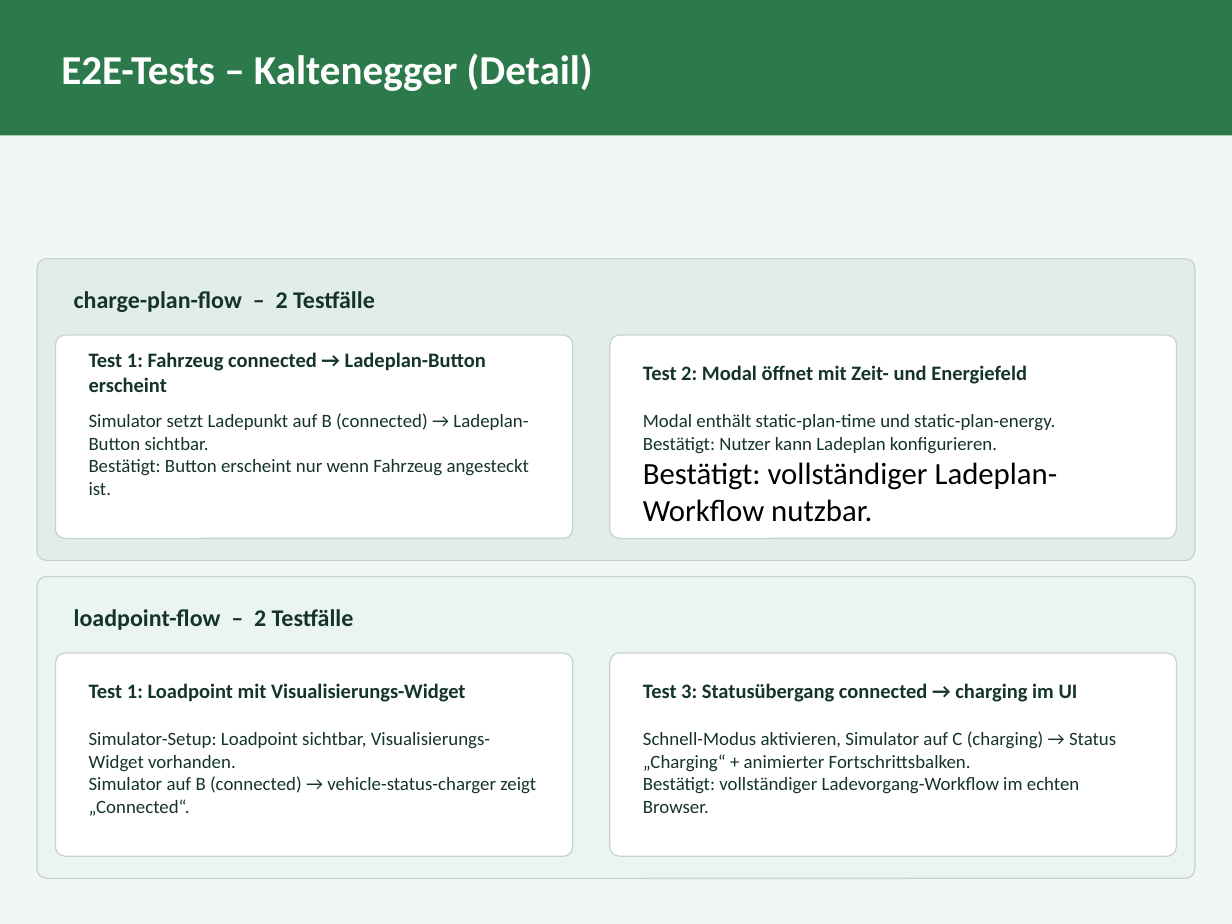
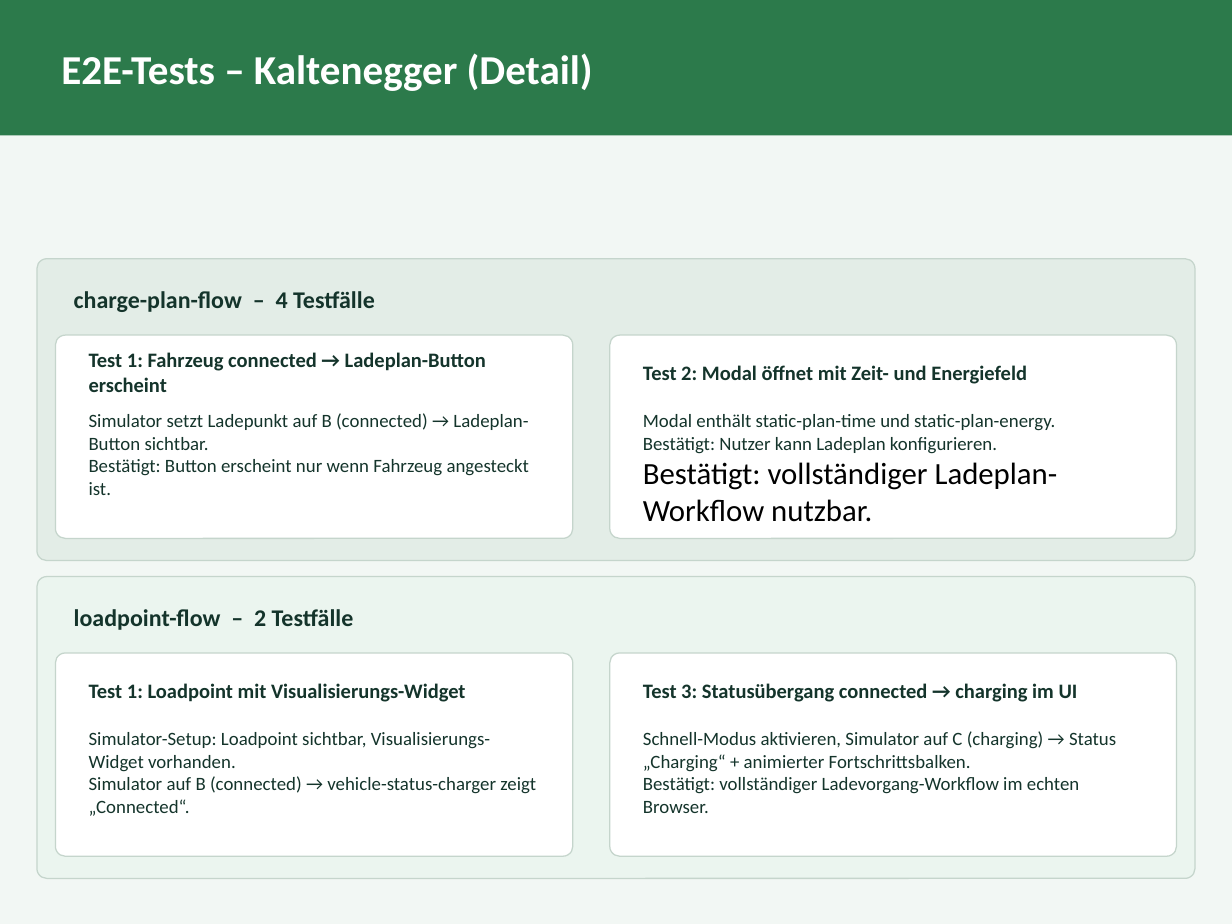
Before and after one commit to moserseb123/evcc, a slide deck: slide 11 of WAT4/kalt/PRESENTATION.pptx. Drawn at 1232x924 pixels with LibreOffice and Linux fonts; fonts in the diff are those of the drawing. Boxes give left, top, right and bottom in pixels: in the first picture for what was removed or moved away, otherwise in the second. Text is boxed around its words. In the diff, an @@ line names an element or a change of style, - is before the commit and + after.

```diff
--- a/WAT4/kalt/PRESENTATION.pptx
+++ b/WAT4/kalt/PRESENTATION.pptx
@@ text at (74,291,375,312): text changed @@
-charge-plan-flow – 2 Testfälle
+charge-plan-flow – 4 Testfälle
```
Also in this commit, not shown: 1 other slide changed, 9 other files.
